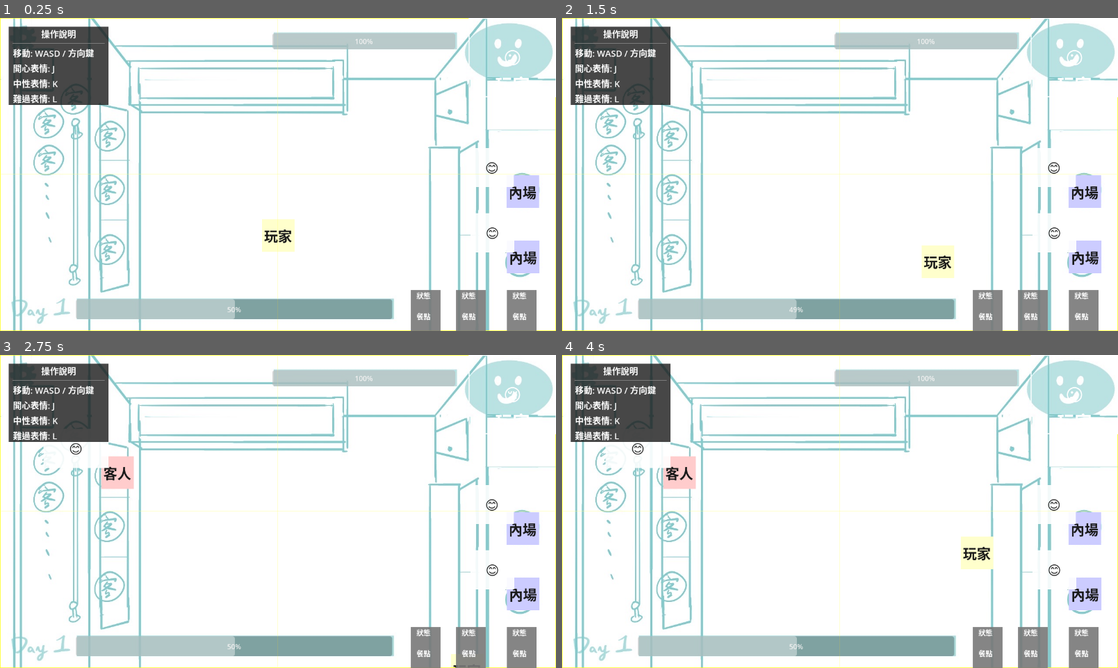
Above: before the commit, frames 1-4 (two rows, left to right).
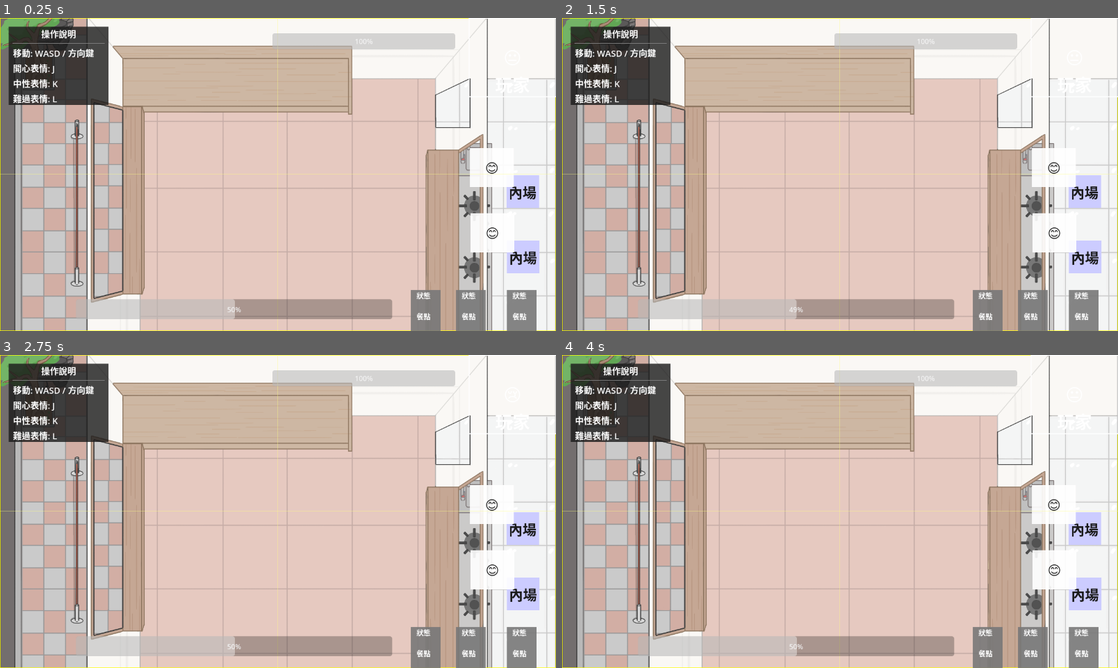
Above: after the commit, the same moments.

Repository: darkbtf/game-jam-2026-kcl
Game: Godot game, scene res://Scenes/main.tscn
The game is run twice, just before and just after one commit, with the same random seed, the same clock (stepped at 60 frames per second) and the same inputs.
Inputs:
- Up to frame 1 (0.25 s): no input
- Up to frame 2 (1.5 s): tap Enter (ui_accept) at 0.5, 0.77 s; hold D (move_right) 0.53-1.28 s; hold J (expression_happy) 0.53-1.28 s; hold S (move_down) from 1.28 s (still down); tap K (expression_neutral) at 1.35 s
- Up to frame 3 (2.75 s): tap Enter (ui_accept) at 1.52 s; release S (move_down) at 2.03 s; hold D (move_right) from 2.03 s (still down); hold L (expression_sad) from 2.03 s (still down)
- Up to frame 4 (4 s): tap Enter (ui_accept) at 2.75, 3.02, 3.77 s; release D (move_right) at 2.78 s; release L (expression_sad) at 2.78 s; hold W (move_up) 2.78-3.53 s; tap Shift (run) at 2.85 s; hold A (move_left) from 3.53 s (still down); tap R at 3.6 s

The runs differ from the first frame. In frame 1, 75% of the frame differs, in the area x 0-100%, y 0-100%; in frame 2, 75%; in frame 3, 75%; in frame 4, 75%.

Commit message:
update : 更新背景

Diff:
--- a/Scenes/main.tscn
+++ b/Scenes/main.tscn
@@ -1,8 +1,11 @@
-[gd_scene load_steps=11 format=3 uid="uid://main"]
+[gd_scene load_steps=14 format=3 uid="uid://main"]
 
 [ext_resource type="Script" uid="uid://ckxy2xylkxwo8" path="res://Scripts/game_manager.gd" id="1"]
+[ext_resource type="Texture2D" uid="uid://cce8m6bwh75x7" path="res://Assets/ground.PNG" id="1_fdnlq"]
 [ext_resource type="PackedScene" uid="uid://bn4k6oj1f21om" path="res://Objects/player.tscn" id="2"]
+[ext_resource type="Texture2D" uid="uid://dtc7hnjg4pmp" path="res://Assets/ground_L.PNG" id="2_jkdf5"]
 [ext_resource type="PackedScene" uid="uid://ddtjcxw0mdh0e" path="res://Objects/kitchen_staff.tscn" id="3"]
+[ext_resource type="Texture2D" uid="uid://bhelgyk0nhs0m" path="res://Assets/ground_R.PNG" id="3_wsu2k"]
 [ext_resource type="PackedScene" uid="uid://ui" path="res://Scenes/ui.tscn" id="4"]
 [ext_resource type="PackedScene" uid="uid://do8o2wcdu4k6r" path="res://Scenes/qte_ui.tscn" id="5"]
 [ext_resource type="PackedScene" uid="uid://customer" path="res://Objects/customer.tscn" id="6"]
@@ -13,7 +16,22 @@
 
 [node name="Main" type="Node2D"]
 
+[node name="Background" type="Node" parent="."]
+
+[node name="GroundL" type="Sprite2D" parent="Background"]
+position = Vector2(642, 359)
+texture = ExtResource("2_jkdf5")
+
+[node name="GroundR" type="Sprite2D" parent="Background"]
+position = Vector2(638, 359)
+texture = ExtResource("3_wsu2k")
+
+[node name="Ground" type="Sprite2D" parent="Background"]
+position = Vector2(642, 359)
+texture = ExtResource("1_fdnlq")
+
 [node name="草圖" type="Sprite2D" parent="."]
+visible = false
 position = Vector2(641, 359)
 texture = ExtResource("9_ynf5e")
 
Binary file removed: Assets/81702BBA-5C42-41A4-B635-AF13D5EF7699.png
Binary file added: Assets/door_close.PNG
Not shown, changed: Assets/door_close.PNG.import
Binary file added: Assets/door_open.PNG
Not shown, added: Assets/door_open.PNG.import
Binary file added: Assets/ground.PNG
Not shown, added: Assets/ground.PNG.import
Binary file added: Assets/ground_L.PNG
Not shown, added: Assets/ground_L.PNG.import
Binary file added: Assets/ground_R.PNG
Not shown, added: Assets/ground_R.PNG.import
